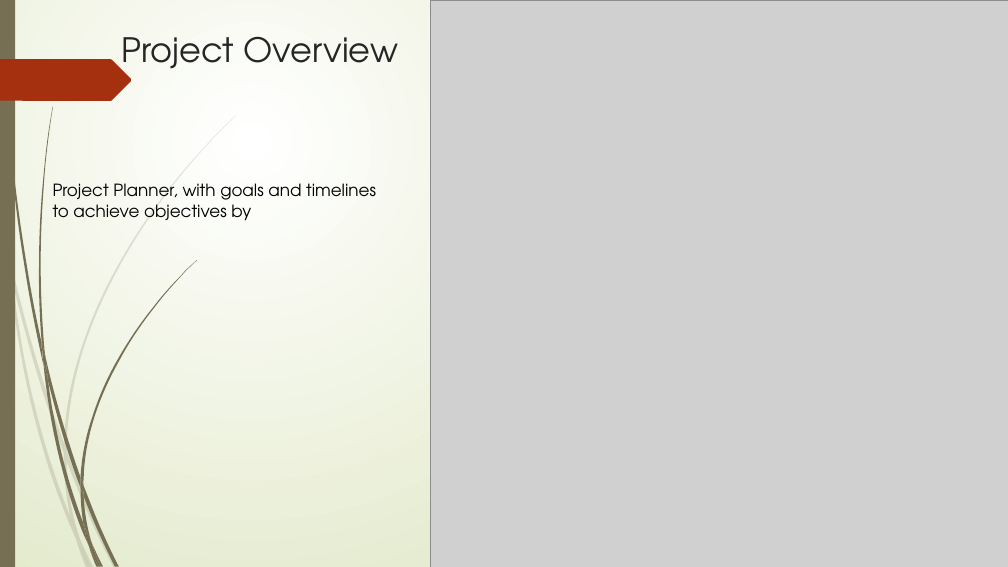
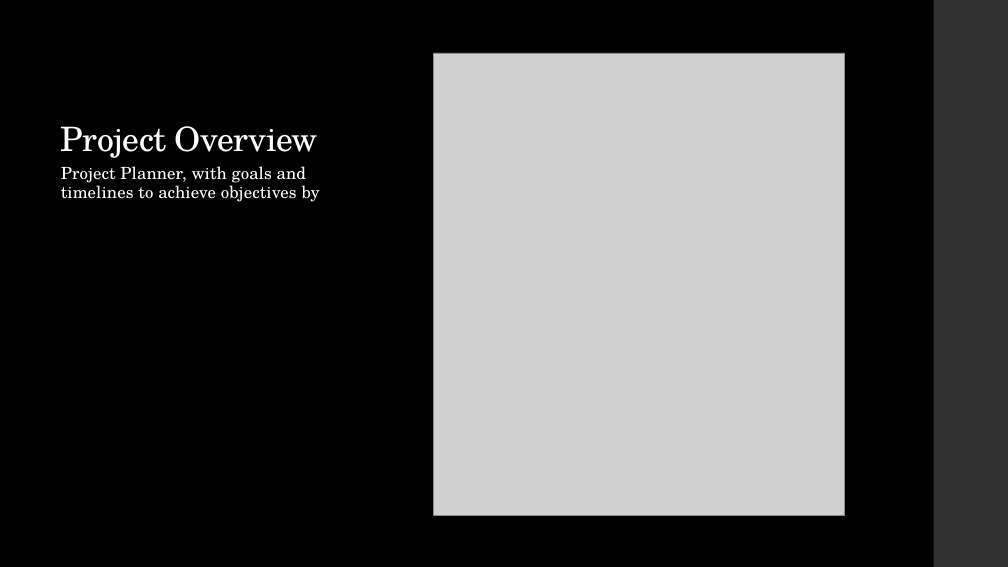
Before and after one commit to stevenJoyce/4thYearGroupProject, a slide deck: slide 3 of SportAdvisor.pptx. Drawn at 1008x567 pixels with LibreOffice and Linux fonts; fonts in the diff are those of the drawing; grey boxes stand for pictures. Boxes give left, top, right and bottom in pixels: in the first picture for what was removed or moved away, otherwise in the second. Text is boxed around its words. In the diff, an @@ line names an element or a change of style, - is before the commit and + after.

```diff
--- a/SportAdvisor.pptx
+++ b/SportAdvisor.pptx
@@ background gradient #FFFFFF to #DFE8C4 to #000000 @@
@@ rectangle removed at [0,0,15,567] @@
@@ rectangle added at [934,0,1008,567], fill #303030 @@
@@ freeform shape removed at [0,59,132,101] @@
@@ title "Project Overview": place and size @@
-title "Project Overview" at [121,36,398,79]
+title "Project Overview" at [61,126,318,158]
@@ title "Project Overview" at [61,126,318,158]: font TeX Gyre Adventor to TeX Gyre Schola, text colour #262626 to #FFFFFF, letter spacing 0 to -0.5 pt; line spacing 1 to 0.9; vertical alignment top to bottom @@
@@ picture: place and size @@
-picture at [431,0,1008,567]
+picture at [434,53,845,515]
@@ text "Project Planner, with goals and ...": place and size @@
-text "Project Planner, with goals and ..." at [53,183,376,221]
+text "Project Planner, with goals and ..." at [61,166,320,202]
@@ text "Project Planner, with goals and ..." at [61,166,320,202]: font TeX Gyre Adventor to TeX Gyre Schola, text colour #000000 to #FFFFFF, letter spacing 0 to 0.1 pt; line spacing 1 to 0.95; more space between paragraphs @@
@@ group removed at [0,116,236,567]: 10 freeform shapes @@
@@ group removed at [2,0,197,567]: 12 freeform shapes @@
```
Also in this commit, not shown: 3 other slides changed, 2 slides added, 5 slides removed.
